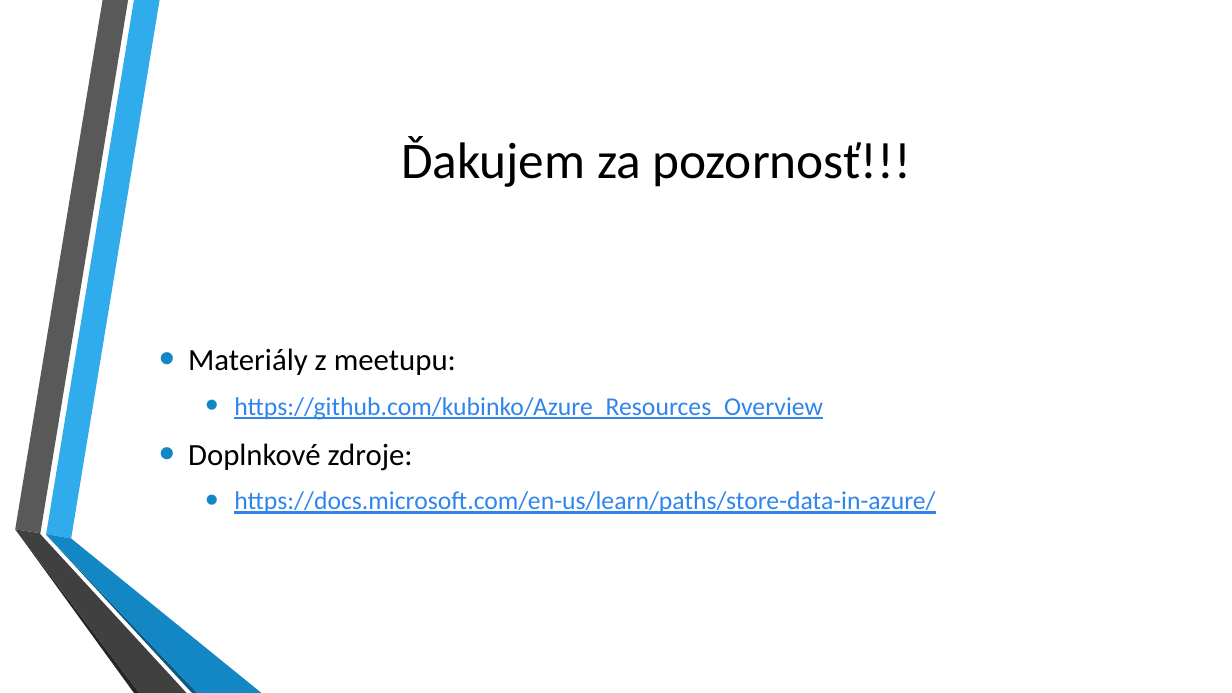
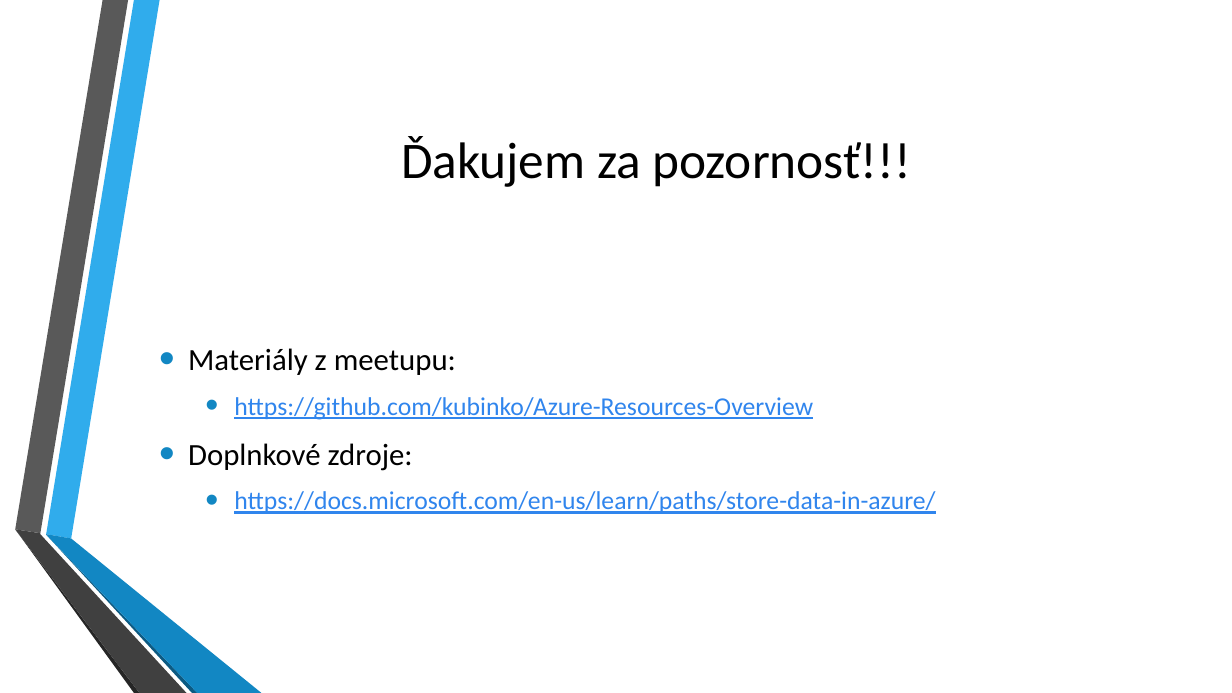
Before and after one commit to kubinko/Azure-Resources-Overview, a slide deck: slide 48 of 01 - Azure Storage/Azure Storage.pptx. Drawn at 1232x693 pixels with LibreOffice and Linux fonts; fonts in the diff are those of the drawing; background and template pictures are left out. Boxes give left, top, right and bottom in pixels: in the first picture for what was removed or moved away, otherwise in the second. Text is boxed around its words. In the diff, an @@ line names an element or a change of style, - is before the commit and + after.

```diff
--- a/01 - Azure Storage/Azure Storage.pptx
+++ b/01 - Azure Storage/Azure Storage.pptx
@@ text at <box>234,397,813,420</box>: text changed @@
-  • https://github.com/kubinko/Azure_Resources_Overview
+  • https://github.com/kubinko/Azure-Resources-Overview
```
Also in this commit, not shown: 1 other file.
